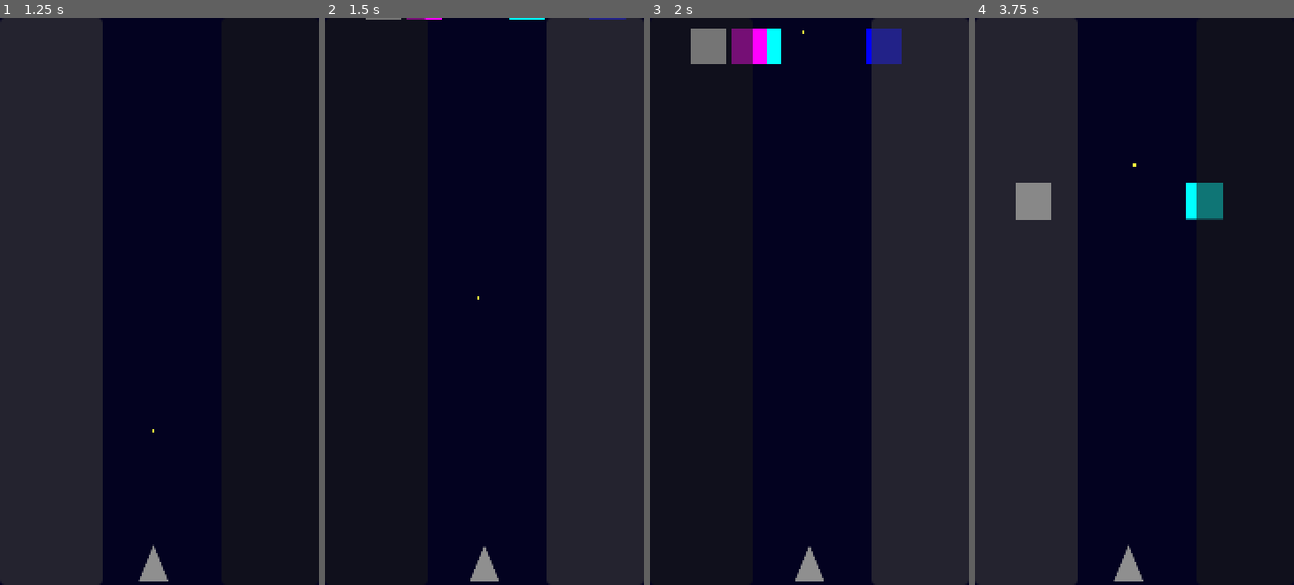
Above: before the commit, frames 1-4 (left to right).
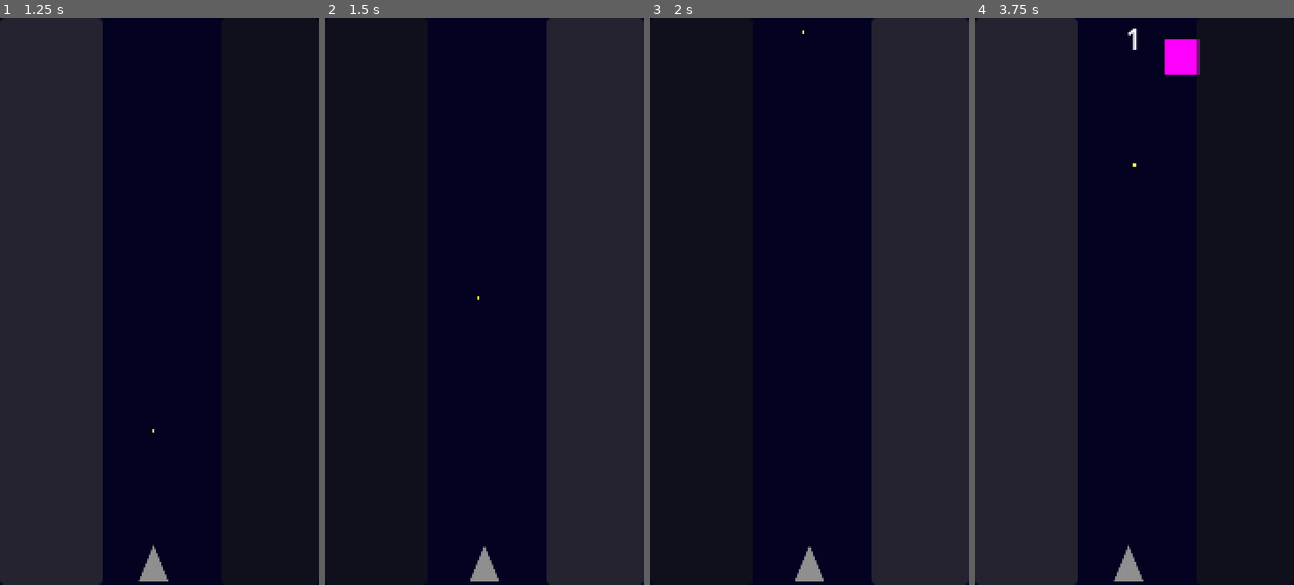
Above: after the commit, the same moments.

Repository: SirLaughy/Space-Shooter
Game: Godot game, scene res://Scenes/root.tscn
Same seed, same stepped clock (60 frames per second), same inputs: the game is played once before the commit and once after it.
Inputs (mouse positions are in pixels of both pictures, inside the frame that each line leads up to):
- Up to frame 1 (1.25 s): click (51, 301) at 0.5 s
- Up to frame 2 (1.5 s): click (596, 301) at 1.25 s
- Up to frame 3 (2 s): no input
- Up to frame 4 (3.75 s): click (1026, 301) at 2 s; click (1246, 301) at 2.75 s; click (1026, 301) at 3.5 s

Frame 1 is identical in both runs. In frame 2, 0.1% of the frame differs, in the area x 12-95%, y 0-1%; in frame 3, 2.4%, in the area x 12-79%, y 1-9%; in frame 4, 2.3%.

Commit message:
fixed enemy not shooting, added spawner type for enemy, added basic score system

Diff:
--- a/Autoloads/global_enums.gd
+++ b/Autoloads/global_enums.gd
@@ -19,4 +19,5 @@
 enum attack_type{
 	GUN,
 	BULLBAR,
+	SPAWNER,
 }
--- a/Autoloads/global_signal_bus.gd
+++ b/Autoloads/global_signal_bus.gd
@@ -6,6 +6,7 @@
 
 # Bullet Signals
 signal shoot(bullet, direction: Vector2, bullet_speed: float, location: Vector2, fired_by: GlobalEnums.fired_by)
+signal shot_enemy()
 
 # Enemy Signals
 signal summon_enemy(enemy, location: Vector2, movement_type: GlobalEnums.movement_type, attack_type: GlobalEnums.attack_type, horizontal_speed: float, firing_rate: float, bullet_speed: float, vertical_speed: float)
--- a/Scenes/root.tscn
+++ b/Scenes/root.tscn
@@ -45,23 +45,21 @@
 position = Vector2(184, 119)
 shape = SubResource("RectangleShape2D_vnucn")
 
-[node name="Enemy" parent="." unique_id=242555459 instance=ExtResource("4_c3mwy")]
-position = Vector2(11, -83)
-firing_rate = 120.0
+[node name="Spawner" parent="." unique_id=242555459 instance=ExtResource("4_c3mwy")]
+position = Vector2(92, -64)
+movement_type = 1
+attack_type = 2
+vertical_speed = 0.0
 
-[node name="Enemy2" parent="." unique_id=859897823 instance=ExtResource("4_c3mwy")]
-position = Vector2(79, -83)
-attack_type = 1
+[node name="HUD" type="CanvasLayer" parent="." unique_id=1945069087]
 
-[node name="Enemy3" parent="." unique_id=727117319 instance=ExtResource("4_c3mwy")]
-position = Vector2(56, -83)
-movement_type = 1
-firing_rate = 120.0
-
-[node name="Enemy4" parent="." unique_id=2048144445 instance=ExtResource("4_c3mwy")]
-position = Vector2(33, -83)
-movement_type = 1
-attack_type = 1
+[node name="ScoreLabel" type="Label" parent="HUD" unique_id=64348952]
+anchors_preset = 10
+anchor_right = 1.0
+offset_bottom = 23.0
+grow_horizontal = 2
+size_flags_vertical = 0
+horizontal_alignment = 1
 
 [connection signal="button_down" from="Controls/button_left" to="Controls" method="_on_button_left_button_down"]
 [connection signal="button_up" from="Controls/button_left" to="Controls" method="_on_button_left_button_up"]
--- a/Scripts/Actors/enemy.gd
+++ b/Scripts/Actors/enemy.gd
@@ -13,14 +13,15 @@
 var onscreen: bool = false
 
 var bullet_scene = preload("res://Scenes/bullet.tscn")
+var enemy_scene = preload("res://Scenes/Actors/enemy.tscn")
 
 func _ready() -> void:
 	match movement_type:
 		GlobalEnums.movement_type.STATIC:
-			direction = Vector2(1, 1)
+			direction = Vector2(0, 1)
 			modulate.r = 0
 		GlobalEnums.movement_type.HORIZONTAL:
-			direction = Vector2(0, 1)
+			direction = Vector2(1, 1)
 			modulate.r = 255
 
 	match attack_type:
@@ -30,6 +31,11 @@
 			modulate.g = 0
 		GlobalEnums.attack_type.BULLBAR:
 			modulate.g = 255
+		GlobalEnums.attack_type.SPAWNER:
+			set_collision_layer_value(4, false)
+			bullet_timer.wait_time = firing_rate / 60
+			bullet_timer.start()
+
 
 func _process(delta: float) -> void:
 	velocity.x = horizontal_speed * direction.x
@@ -49,6 +55,11 @@
 func shoot():
 	GlobalSignalBus.shoot.emit(bullet_scene, Vector2(0, 1), bullet_speed, global_position, GlobalEnums.fired_by.ENEMY)
 
+func spawn_enemy():
+	var spawn_movement_type = randi_range(0,1)
+	var spawn_attack_type = randi_range(0,1)
+	GlobalSignalBus.summon_enemy.emit(enemy_scene, global_position, spawn_movement_type, spawn_attack_type, 100, 120, 300, 50)
+
 func _on_visible_on_screen_notifier_2d_screen_entered() -> void:
 	onscreen = true
 
@@ -56,7 +67,13 @@
 	queue_free()
 
 func _on_bullet_timer_timeout() -> void:
-	if onscreen:
-		shoot()
-		print("shoot")
+	print("a")
+	match attack_type:
+		GlobalEnums.attack_type.GUN:
+			if onscreen:
+				shoot()
+		GlobalEnums.attack_type.SPAWNER:
+			print("spawn")
+			spawn_enemy()
+	print("b")
 	bullet_timer.wait_time = bullet_speed / 60
--- a/Scripts/Actors/player.gd
+++ b/Scripts/Actors/player.gd
@@ -10,17 +10,12 @@
 
 var bullet_scene = preload("res://Scenes/bullet.tscn")
 
-
-
 func _ready() -> void:
 	GlobalSignalBus.player_move.connect(_on_player_move)
 	bullet_timer.wait_time = firing_speed / 60
 
-
 func _physics_process(delta: float) -> void:
 	move_and_slide()
-
-
 
 func _on_player_move(player_direction):
 	match player_direction:
--- a/Scripts/bullet.gd
+++ b/Scripts/bullet.gd
@@ -4,7 +4,7 @@
 var speed: float
 var direction: Vector2
 
-func _init() -> void:
+func _ready() -> void:
 	match fired_by:
 		GlobalEnums.fired_by.PLAYER:
 			set_collision_mask_value(4, true)
@@ -18,6 +18,8 @@
 		var colider = collision.get_collider()
 		if colider.get_groups().has("Player"):
 			GlobalSignalBus.player_died.emit()
+		else:
+			GlobalSignalBus.shot_enemy.emit()
 		colider.queue_free()
 		queue_free()
 
--- a/Scripts/root.gd
+++ b/Scripts/root.gd
@@ -2,17 +2,39 @@
 
 @export var vertical_speed: float
 
+@onready var score_label: Label = $HUD/ScoreLabel
+
+
+var score: int = 0
+
 func _ready() -> void:
 	GlobalSignalBus.player_died.connect(_on_player_died)
 	GlobalSignalBus.shoot.connect(_on_shoot)
+	GlobalSignalBus.summon_enemy.connect(_on_summon_enemy)
+	GlobalSignalBus.shot_enemy.connect(_on_shot_enemy)
 
 func _on_player_died():
 	get_tree().reload_current_scene()
 
 func _on_shoot(bullet, direction, bullet_speed, location, fired_by):
 	var spawned_bullet = bullet.instantiate()
-	add_child(spawned_bullet)
+	spawned_bullet.fired_by = fired_by
 	spawned_bullet.direction = direction
 	spawned_bullet.speed = bullet_speed
 	spawned_bullet.position = location
-	spawned_bullet.fired_by = fired_by
+	add_child(spawned_bullet)
+
+func _on_summon_enemy(enemy, location, movement_type, attack_type, horizontal_speed, firing_rate, bullet_speed, vertical_speed):
+	var spawned_enemy = enemy.instantiate()
+	spawned_enemy.position = location
+	spawned_enemy.movement_type = movement_type
+	spawned_enemy.attack_type = attack_type
+	spawned_enemy.horizontal_speed = horizontal_speed
+	spawned_enemy.firing_rate = firing_rate
+	spawned_enemy.bullet_speed  = bullet_speed
+	spawned_enemy.vertical_speed = vertical_speed
+	add_child(spawned_enemy)
+
+func _on_shot_enemy():
+	score +=1
+	score_label.text = str(score)
